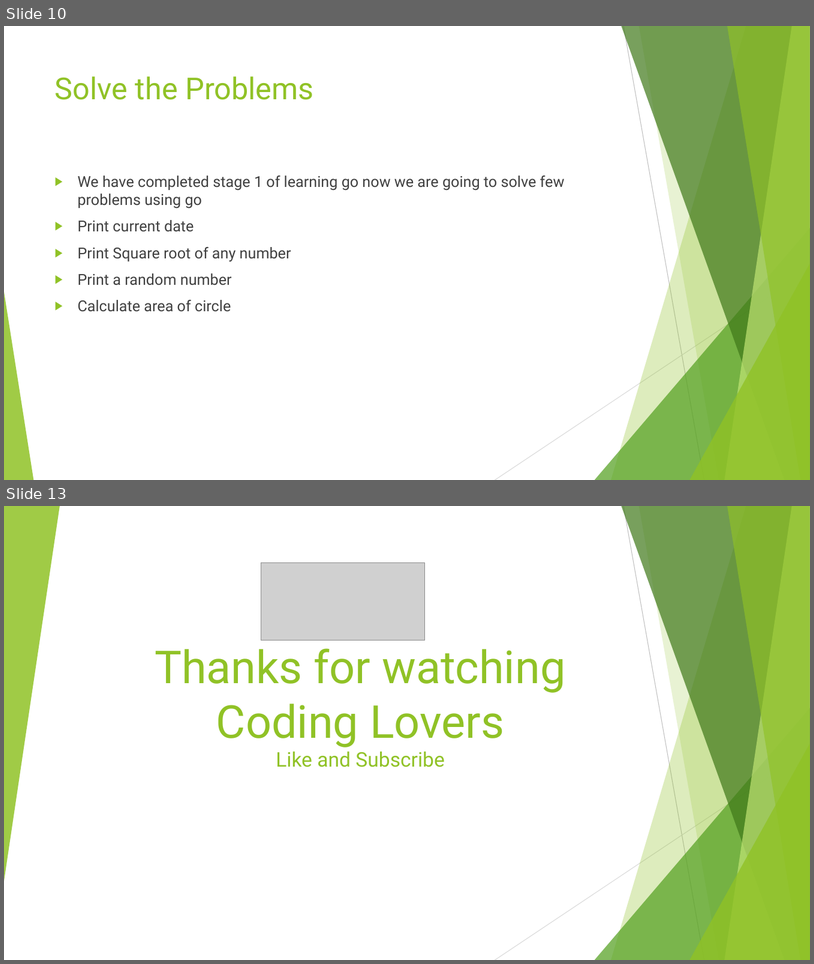
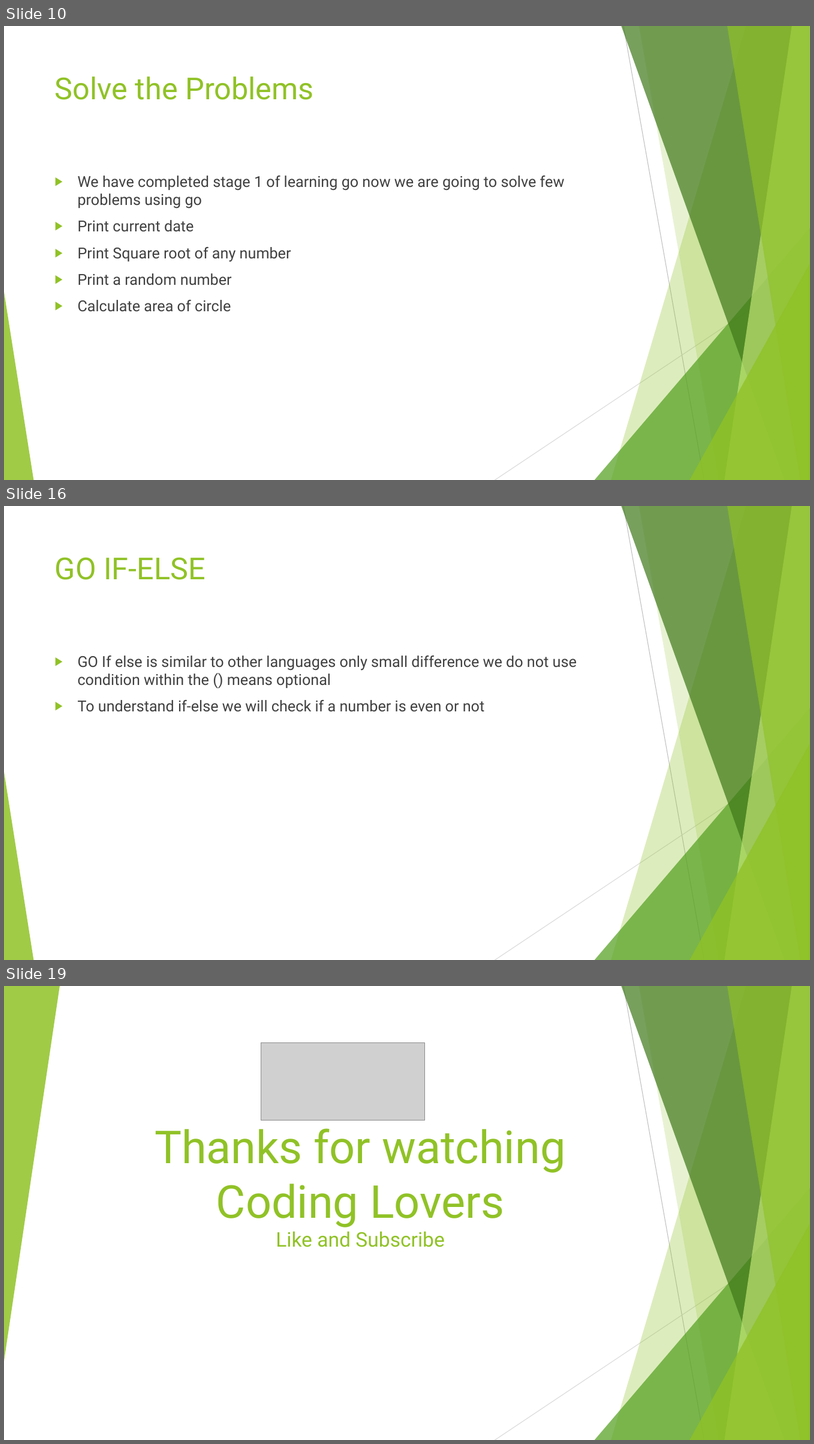
Before and after one commit to vivekdubeydeveloper/goquickstart, a slide deck: goquickstart.pptx. Shown one above the other, each under a label of ours: slides 10 and 13 before the commit, slides 10, 16 and 19 after it; the slides between them are not shown. The pictures are 814x964 and 814x1444 pixels, drawn with LibreOffice and Linux fonts; fonts in the diff are those of the drawing; grey boxes stand for pictures. Boxes give left, top, right and bottom in pixels: in the first picture for what was removed or moved away, otherwise in the second. Text is boxed around its words. In the diff, an @@ line names an element or a change of style, - is before the commit and + after.

```diff
--- a/goquickstart.pptx
+++ b/goquickstart.pptx
@@ slide 16 added at box(4, 506, 810, 960), background #FFFFFF; not listed: 10 template elements that a slide beside it also shows @@
@@ title added at box(55, 557, 206, 580), 36 pt, text #90C226 @@
+GO IF-ELSE
@@ text added at box(78, 655, 577, 712), 18 pt, text #404040 @@
+▶ GO If else is similar to other languages only small difference we do not use condition within the () means optional
+▶ To understand if-else we will check if a number is even or not
@@ what was slide 13 is now slide 19 @@
```
Also in this commit, not shown: 2 slides changed, 5 other slides added, 5 other files.
